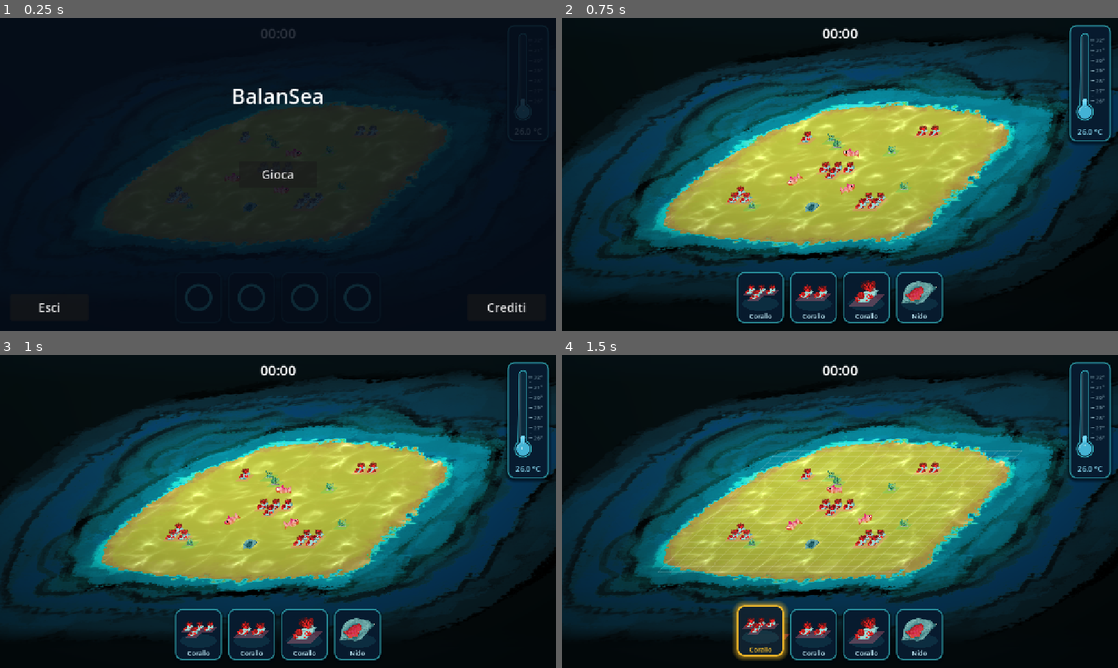
Above: before the commit, frames 1-4 (two rows, left to right).
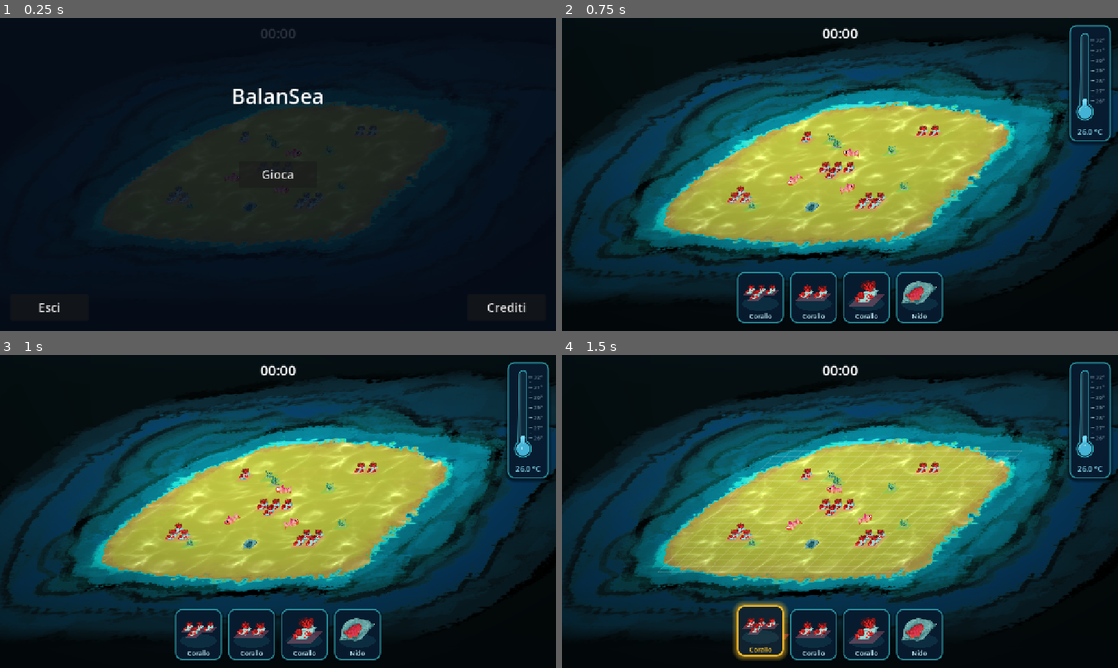
Above: after the commit, the same moments.

Repository: TakFog/rgj2026
Game: Godot game, scene res://main/main.tscn
Same seed, same stepped clock (60 frames per second), same inputs: the game is played once before the commit and once after it. Sound files missing from this copy of the repository are replaced by a short silence.
Inputs (mouse positions are in pixels of both pictures, inside the frame that each line leads up to):
- Up to frame 1 (0.25 s): no input
- Up to frame 2 (0.75 s): click "Gioca" at 0.5 s
- Up to frame 3 (1 s): no input
- Up to frame 4 (1.5 s): click (762, 633) at 1.27 s

The runs differ from the first frame. In frame 1, 0.4% of the frame differs, in the area x 33-96%, y 4-94%; in frame 2, nothing differs; in frame 3, nothing differs; in frame 4, nothing differs.

Commit message:
Hide the thermometer and inventory cards while the main menu is open

Diff:
--- a/core/groups.gd
+++ b/core/groups.gd
@@ -11,3 +11,5 @@
 ## The node playing the background music (Main's Music player).
 const MUSIC := &"music"
 const TURTLES := &"turtles"
+## In-game HUD widgets (thermometer, inventory bar) hidden while the main menu is open.
+const GAMEPLAY_HUD := &"gameplay_hud"
--- a/main/dev_a_systems.gd
+++ b/main/dev_a_systems.gd
@@ -25,8 +25,10 @@
 	bar.name = "InventoryBar"
 	bar.inventory = inventory
 	bar.placement = placement
+	bar.add_to_group(Groups.GAMEPLAY_HUD)
 	Game.ui.add_child(bar)
 
 	var thermometer := Thermometer.new()
 	thermometer.name = "Thermometer"
+	thermometer.add_to_group(Groups.GAMEPLAY_HUD)
 	Game.ui.add_child(thermometer)
--- a/ui/b_main_menu.gd
+++ b/ui/b_main_menu.gd
@@ -169,10 +169,20 @@
 	visible = true
 	_credits_panel.visible = false
 	_menu_panel.visible = true
+	_set_gameplay_hud_visible(false)
 	get_tree().paused = true
 
 
 ## Hide the menu and resume the game.
 func close() -> void:
 	visible = false
+	_set_gameplay_hud_visible(true)
 	get_tree().paused = false
+
+
+## The thermometer and inventory cards would show through the translucent
+## backdrop, so they are hidden while the menu is up.
+func _set_gameplay_hud_visible(value: bool) -> void:
+	for node in get_tree().get_nodes_in_group(Groups.GAMEPLAY_HUD):
+		if node is CanvasItem:
+			(node as CanvasItem).visible = value
